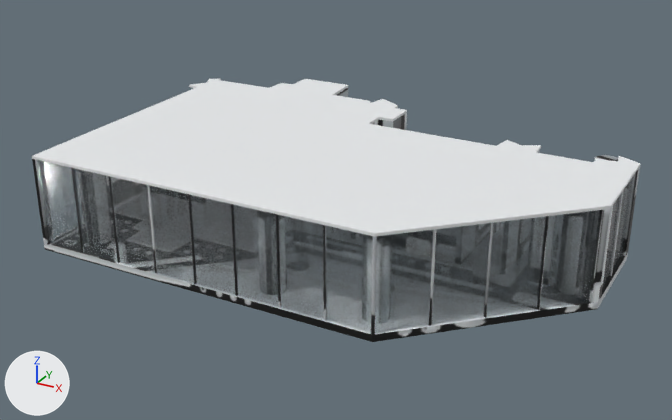
A saved change to the glTF model public/interior/dollhouse.glb.
Rendered twice from a camera (50 mm lens) standing at (28.7, -40.9, 17.1) and looking at (11.0, -8.6, 1.0). The lights are fixed; the arrows at lower left show +X, +Y and +Z. The first picture is the older version. Vertices at exactly the same position are counted once.

The scene before the commit, as lines of its bpy script (objects in view):
```python
ob_ceiling = bpy.data.objects.new('ceiling', me_ceiling)
ob_ceiling.location = (0.0, 0.0, 0.0)
ob_columns = bpy.data.objects.new('columns', me_columns)
ob_columns.location = (0.0, 0.0, 0.0)
ob_floor = bpy.data.objects.new('floor', me_floor)
ob_floor.location = (0.0, 0.0, 0.0)
ob_glazing_facade = bpy.data.objects.new('glazing_facade', me_glazing_facade)
ob_glazing_facade.location = (0.0, 0.0, 0.0)
ob_mullions = bpy.data.objects.new('mullions', me_mullions)
ob_mullions.location = (0.0, 0.0, 0.0)
ob_walls = bpy.data.objects.new('walls', me_walls)
ob_walls.location = (0.0, 0.0, 0.0)
```
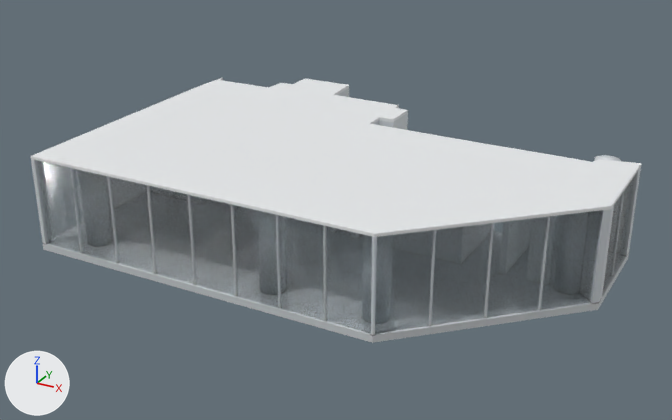
Location of each change, (x1, y1, x2, y2) in pixels of the pictures (672 x 420 px; the box of a moved part takes in the faces that stretch with it):
'ceiling', reshaped
    before: (32, 78, 640, 237)
    after: (31, 77, 642, 237)
'floor', reshaped (mostly hidden)
    before: (44, 243, 628, 342)
    after: (43, 243, 629, 343)
'walls', reshaped (mostly hidden)
    before: (32, 88, 640, 335)
    after: (31, 80, 641, 335)
part 1 of me_ceiling, built on
    before: (32, 78, 640, 237)
    after: (31, 77, 641, 237)
part 2 of me_columns, surface changed
    both: (594, 155, 618, 161)
part 3 of me_floor, built on (mostly hidden)
    before: (44, 243, 625, 342)
    after: (43, 243, 626, 343)
part 4 of me_floor, surface changed
    both: (373, 255, 628, 342)
part 5 of me_mullions, surface changed
    both: (72, 170, 623, 325)
part 6 of me_walls, moved or reshaped (mostly hidden)
    before: (337, 88, 348, 97)
    after: (222, 80, 349, 97)
part 7 of me_walls, moved or reshaped
    before: (32, 159, 46, 244)
    after: (31, 159, 46, 244)
part 8 of me_walls, moved or reshaped
    before: (373, 236, 377, 335)
    after: (373, 237, 377, 335)
part 9 of me_walls, surface changed
    both: (35, 113, 640, 335)

Patch to the scene script:
```diff
--- a/public/interior/dollhouse.glb.py
+++ b/public/interior/dollhouse.glb.py
@@ me_ceiling @@
 # used by ob_ceiling; location = (0.0, 0.0, 0.0)
-me_ceiling.from_pydata(...)  # 68 vertices, 132 faces; spans x 0.0..22.6, y -15.7..-0.4, z 3.8..3.9
+me_ceiling.from_pydata(...)  # 50 vertices, 96 faces; spans x 0.6..22.6, y -15.7..-0.3, z 3.8..3.9
+# me_ceiling part 1
+# 28 vertices are removed from x 0.0..21.6, y -15.7..-2.3, z 3.8..3.9
+# 100 faces are deleted
+# 8 vertices move from x 0.3..11.5, y -2.8..-1.7, z 3.8..3.9 to x 0.6..11.6, y -4.3..-2.2, z 3.8..3.9
+# 10 vertices are added at x 0.7..11.6, y -15.7..-2.2, z 3.8..3.9
+# 64 new faces join them
 me_ceiling.materials.append(mat_dh_ceiling)
@@ me_columns @@
 me_columns.from_pydata(...)  # 480 vertices, 940 faces; spans x 2.2..21.8, y -14.9..-4.0, z 0.0..3.8
 # used by ob_columns; location = (0.0, 0.0, 0.0)
+# me_columns part 2: texture (UV) coordinates of 940 of 940 faces, centred in x 2.2..21.8, y -14.9..-4.0, z 0.0..3.8, changed; they spanned u 0.0..0.93, v 0.09..0.96 and now span u 0.01..0.9, v 0.01..0.96
 me_columns.materials.append(mat_dh_columns)
@@ me_floor @@
 # used by ob_floor; location = (0.0, 0.0, 0.0)
-me_floor.from_pydata(...)  # 68 vertices, 132 faces; spans x 0.0..22.6, y -15.7..-0.4, z -0.3..0.0
+me_floor.from_pydata(...)  # 50 vertices, 96 faces; spans x 0.6..22.6, y -15.7..-0.3, z -0.3..0.0
+# me_floor part 3
+# 29 vertices are removed from x 0.0..21.6, y -15.7..-1.7, z -0.3..0.0
+# 100 faces are deleted
+# 7 vertices move from x 0.3..11.5, y -4.3..-2.5, z -0.3..0.0 to x 0.6..11.6, y -4.3..-2.2, z -0.3..0.0
+# 11 vertices are added at x 0.7..11.6, y -15.7..-2.2, z -0.3..0.0
+# 64 new faces join them
+# me_floor part 4: 33 kept faces spanning x 0.6..22.6, y -15.6..-0.3, z -0.3..0.0 get new texture (UV) coordinates
 me_floor.materials.append(mat_dh_floor)
@@ me_mullions @@
 # used by ob_mullions; location = (0.0, 0.0, 0.0)
-me_mullions.from_pydata(...)  # 264 vertices, 484 faces; spans x 2.8..22.5, y -15.6..-7.0, z 0.0..3.8
+me_mullions.from_pydata(...)  # 264 vertices, 484 faces; spans x 2.7..22.6, y -15.6..-7.0, z 0.0..3.8
+# me_mullions part 5: texture (UV) coordinates of 484 of 484 faces, centred in x 2.8..22.5, y -15.6..-7.0, z 0.0..3.8, changed; they spanned u 0.0..1.0, v 0.0..1.0 and now span u 0.02..0.98, v 0.01..0.98
 me_mullions.materials.append(mat_dh_mullions)
@@ me_walls @@
 # used by ob_walls; location = (0.0, 0.0, 0.0)
-me_walls.from_pydata(...)  # 376 vertices, 720 faces; spans x 0.3..22.6, y -15.7..-0.4, z 0.0..3.8
+me_walls.from_pydata(...)  # 344 vertices, 656 faces; spans x 0.6..22.6, y -15.7..-0.3, z 0.0..3.8
+# me_walls part 6: 5 vertices moved from x 9.3..9.5, y -2.6..-2.3, z 0.0..3.8 to x 9.4..9.5, y -2.6..-2.2, z 0.0..3.8; 54 vertices removed from x 0.3..12.2, y -9.1..-0.4, z 0.0..3.8; 52 vertices added at x 0.6..12.2, y -9.1..-0.3, z 0.0..3.8
+# me_walls part 7: 4 vertices removed from x 0.8, y -15.7..-15.3, z 0.0..3.8; 4 vertices added at x 0.7, y -15.7..-15.3, z 0.0..3.8
+# me_walls part 8: 2 vertices removed from x 16.3, y -15.5, z 0.0..3.8; 2 vertices added at x 16.4, y -15.6, z 0.0..3.8
+# me_walls part 9: 342 kept faces spanning x 0.7..22.6, y -15.7..-0.4, z 0.0..3.8 get new texture (UV) coordinates
+# other edits to the shape of me_walls do not show in these pictures
 me_walls.materials.append(mat_dh_walls)
```
